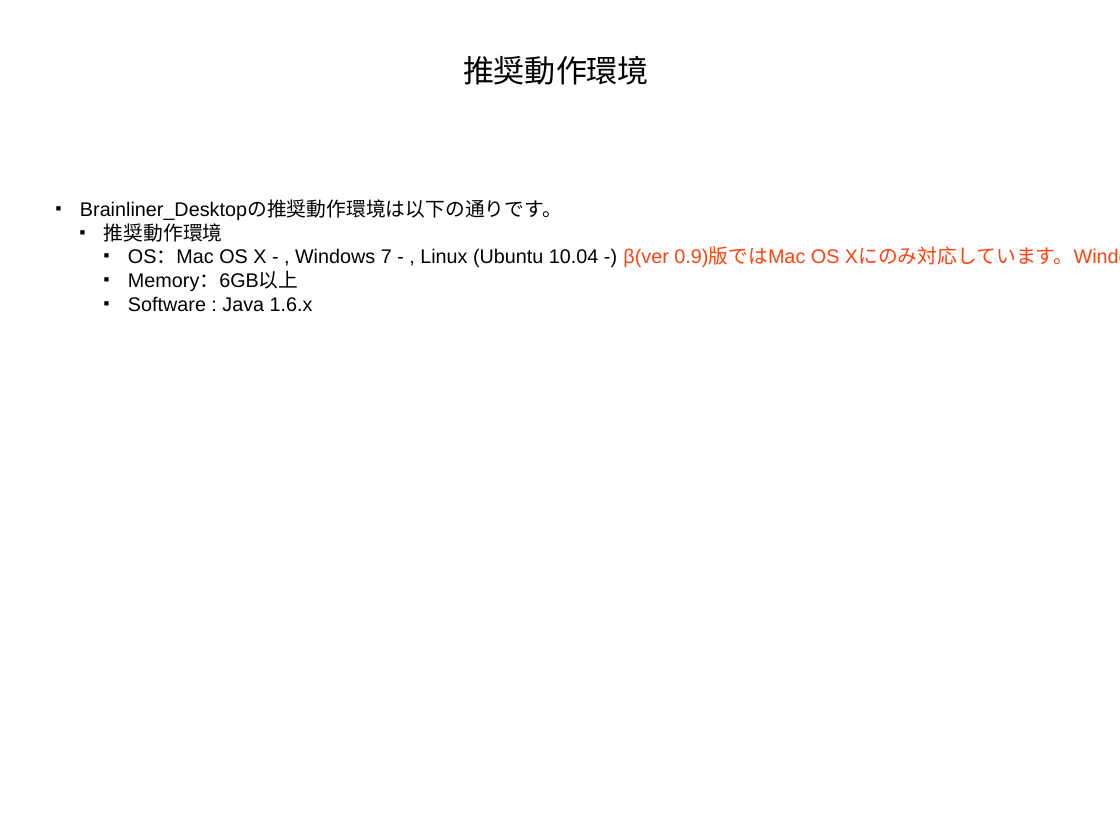
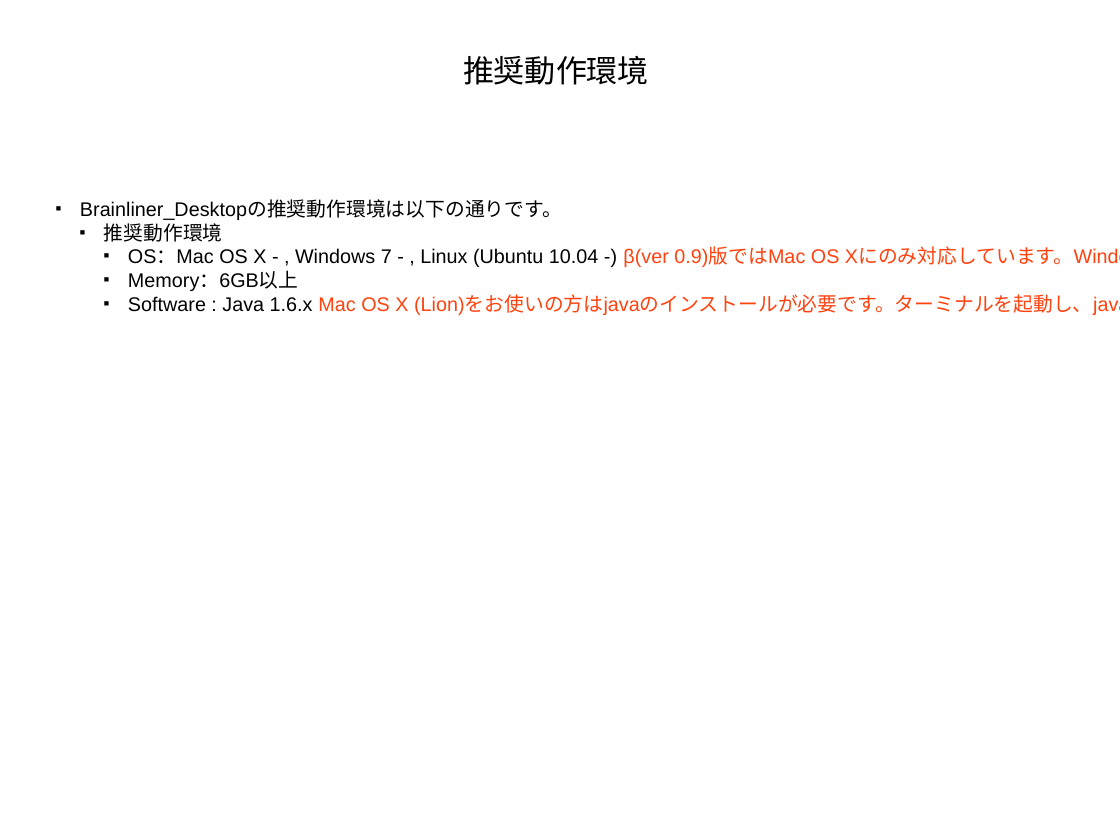
Before and after one commit to ATR-DNI/BrainLiner, a slide deck: slide 14 of docs/Brainliner_Desktop_Tutorial_for_Use[jp].pptx. Drawn at 1120x840 pixels with LibreOffice and Linux fonts; fonts in the diff are those of the drawing; background and template pictures are left out. Boxes give left, top, right and bottom in pixels: in the first picture for what was removed or moved away, otherwise in the second. Text is boxed around its words. In the diff, an @@ line names an element or a change of style, - is before the commit and + after.

Commit message:
Add Description about java installation on Mac OS X (Lion) [#14399999]

```diff
--- a/docs/Brainliner_Desktop_Tutorial_for_Use[jp].pptx
+++ b/docs/Brainliner_Desktop_Tutorial_for_Use[jp].pptx
@@ text at (128,295,1120,315): text changed; text colour #000000 to #FF420E @@
-    ■ Software : Java 1.6.x
+    ■ Software : Java 1.6.x Mac OS X (Lion)をお使いの方はjavaのインストールが必要です。ターミナルを起動し、javaと入力することで、javaをインストールしてください。
```
Also in this commit, not shown: 2 other files.
